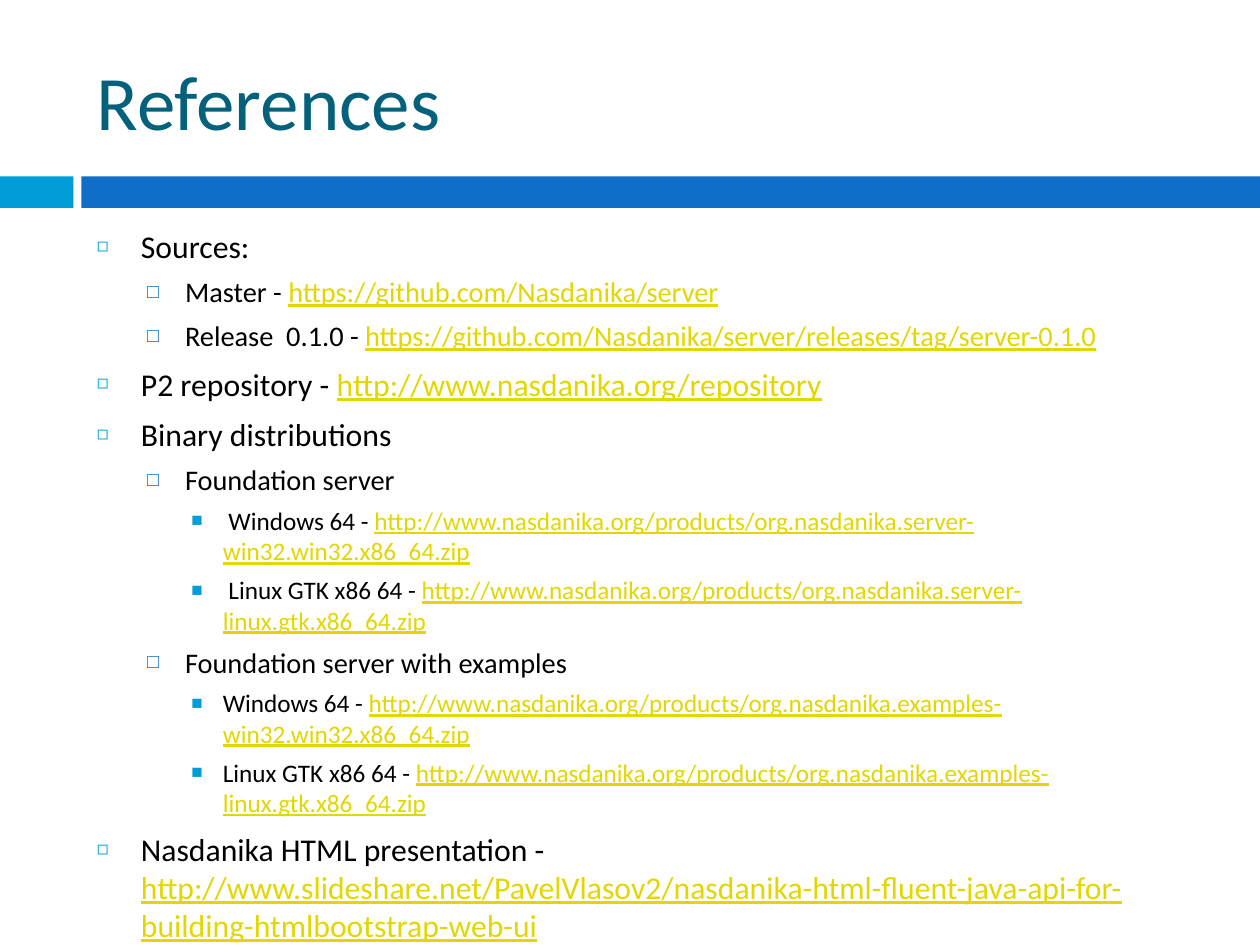
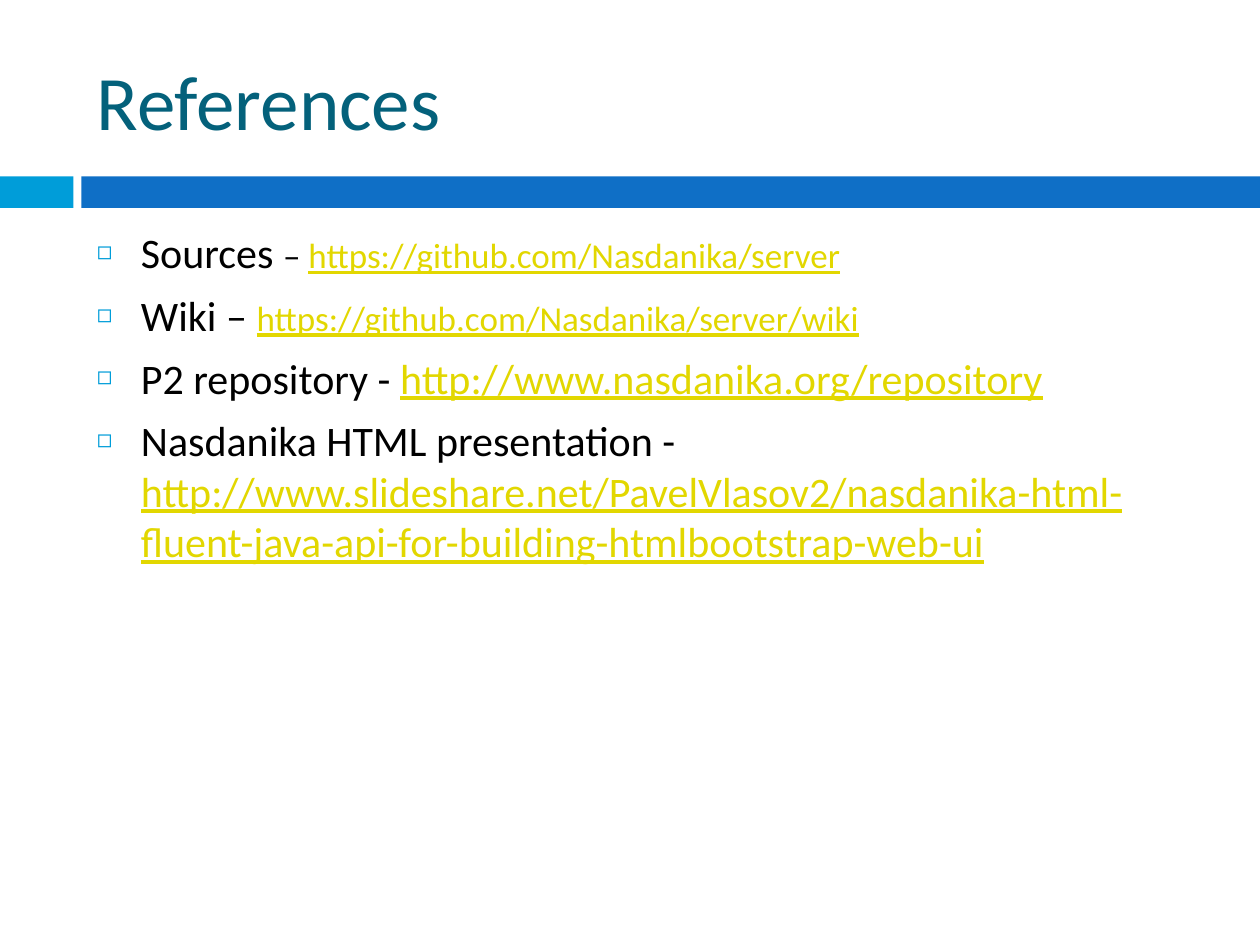
Before and after one commit to Nasdanika/server, a slide deck: slide 19 of Nasdanika Foundation Server.pptx (slide 45 before the commit). Drawn at 1260x945 pixels with LibreOffice and Linux fonts; fonts in the diff are those of the drawing. Boxes give left, top, right and bottom in pixels: in the first picture for what was removed or moved away, otherwise in the second. Text is boxed around its words. In the diff, an @@ line names an element or a change of style, - is before the commit and + after.

```diff
--- a/Nasdanika Foundation Server.pptx
+++ b/Nasdanika Foundation Server.pptx
@@ text at bbox=[141, 240, 859, 337]: text changed; size 16.2 to 20 pt @@
-◻ Sources:
-  □ Master - https://github.com/Nasdanika/server
-  □ Release 0.1.0 - https://github.com/Nasdanika/server/releases/tag/server-0.1.0
+◻ Sources – https://github.com/Nasdanika/server
+◻ Wiki – https://github.com/Nasdanika/server/wiki
@@ text at bbox=[141, 364, 1122, 565]: size 18.1 to 24 pt in "P2 repository - http://www.nasdanika.org/repository", "Nasdanika HTML presentation - http://www.slideshare.net/Pave ..." @@
@@ text at bbox=[141, 424, 1049, 817]: paragraphs removed @@
-◻ Binary distributions
-  □ Foundation server
-    ■ Windows 64 - http://www.nasdanika.org/products/org.nasdanika.server-win32.win32.x86_64.zip
-    ■ Linux GTK x86 64 - http://www.nasdanika.org/products/org.nasdanika.server-linux.gtk.x86_64.zip
-  □ Foundation server with examples
-    ■ Windows 64 - http://www.nasdanika.org/products/org.nasdanika.examples-win32.win32.x86_64.zip
-    ■ Linux GTK x86 64 - http://www.nasdanika.org/products/org.nasdanika.examples-linux.gtk.x86_64.zip
```
Also in this commit, not shown: 2 other slides changed, 15 slides added, 41 slides removed, 2 other files.
